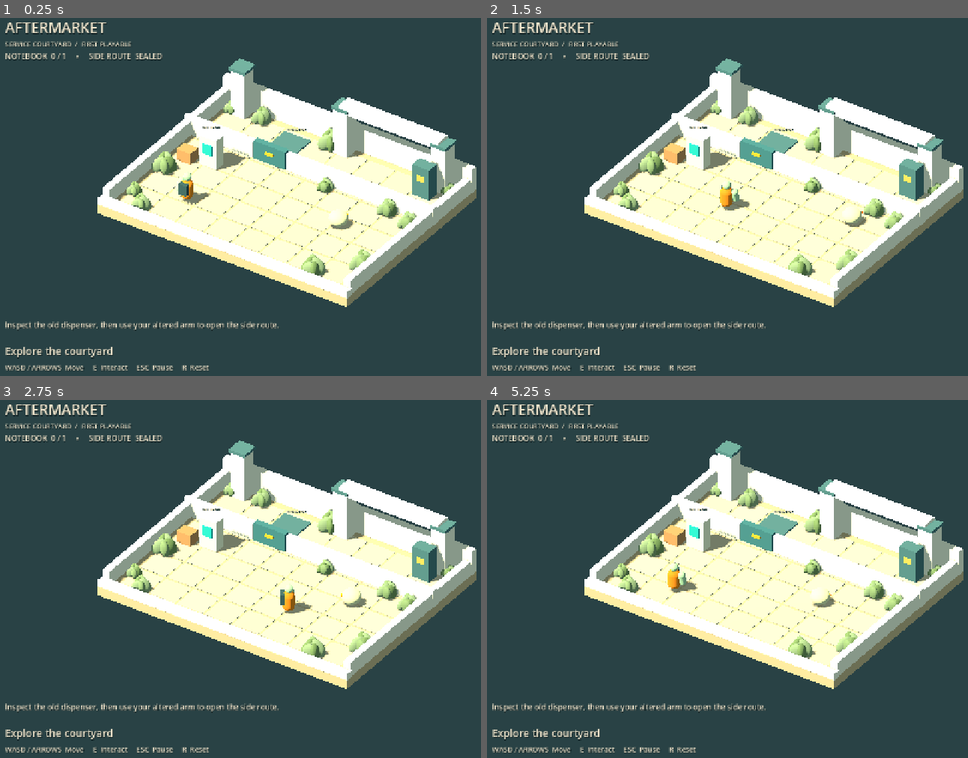
Above: before the commit, frames 1-4 (two rows, left to right).
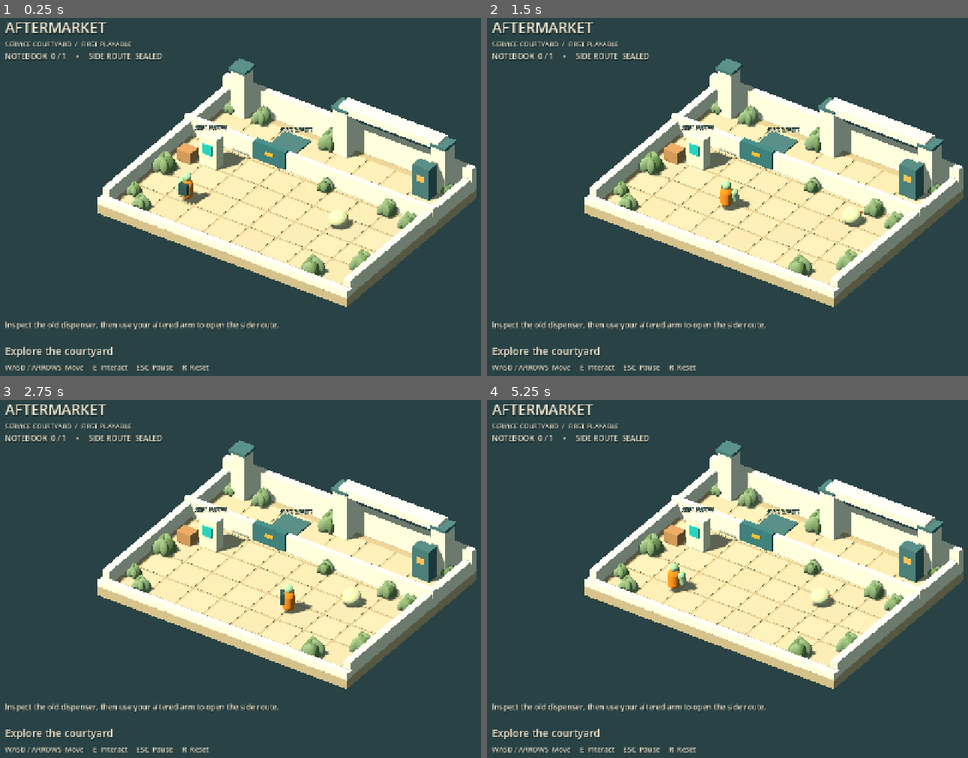
Above: after the commit, the same moments.

Repository: MyOS1969est/Game
Game: Godot game, scene res://main.tscn
Same seed, same stepped clock (60 frames per second), same inputs: the game is played once before the commit and once after it.
Inputs (mouse positions are in pixels of both pictures, inside the frame that each line leads up to):
- Up to frame 1 (0.25 s): no input
- Up to frame 2 (1.5 s): move the mouse to (910, 175) at 0.52 s; hold D (move_right) 0.53-1.28 s; hold E (interact) 0.53-1.28 s; click (910, 175) at 0.67 s; move the mouse to (660, 211) at 1.27 s; hold S (move_back) from 1.28 s (still down); tap E (interact) at 1.35 s
- Up to frame 3 (2.75 s): move the mouse to (351, 493) at 2.02 s; release S (move_back) at 2.03 s; hold D (move_right) from 2.03 s (still down); hold E (interact) from 2.03 s (still down)
- Up to frame 4 (5.25 s): move the mouse to (746, 650) at 2.77 s; release D (move_right) at 2.78 s; release E (interact) at 2.78 s; hold W (move_forward) 2.78-3.53 s; tap E (interact) at 2.85, 4.35 s; click (746, 650) at 2.92 s; move the mouse to (958, 632) at 3.52 s; hold E (interact) 3.53-4.28 s; hold A (move_left) 3.53-5.03 s; move the mouse to (597, 518) at 4.27 s; move the mouse to (809, 575) at 5.02 s; hold S (move_back) from 5.03 s (still down); hold E (interact) from 5.03 s (still down); click (809, 575) at 5.17 s

The runs differ from the first frame. In frame 1, 26% of the frame differs, in the area x 20-100%, y 11-81%; in frame 2, 26%; in frame 3, 26%; in frame 4, 26%.

Commit message:
Balance courtyard lighting and enlarge world labels after render inspection

Diff:
--- a/main.gd
+++ b/main.gd
@@ -166,7 +166,7 @@
 	label.position = position_at
 	label.billboard = BaseMaterial3D.BILLBOARD_ENABLED
 	label.font_size = size
-	label.pixel_size = 0.008
+	label.pixel_size = 0.014
 	label.modulate = Color("#f8ebc9")
 	label.outline_modulate = Color("#243c3b")
 	label.outline_size = 8
--- a/main.tscn
+++ b/main.tscn
@@ -19,7 +19,7 @@
 background_color = Color(0.16, 0.26, 0.27, 1)
 ambient_light_source = 3
 ambient_light_color = Color(0.72, 0.84, 0.87, 1)
-ambient_light_energy = 0.65
+ambient_light_energy = 0.4
 reflected_light_source = 2
 tonemap_mode = 0
 [sub_resource type="BoxShape3D" id="Shape_route"]
@@ -36,8 +36,8 @@
 shape = SubResource("Shape_floor")
 [node name="Sun" type="DirectionalLight3D" parent="."]
 rotation_degrees = Vector3(-52, -32, 0)
-light_color = Color(1, 0.92, 0.76, 1)
-light_energy = 1.25
+light_color = Color(1, 0.95, 0.86, 1)
+light_energy = 0.8
 shadow_enabled = true
 directional_shadow_max_distance = 60.0
 [node name="WorldEnvironment" type="WorldEnvironment" parent="."]
